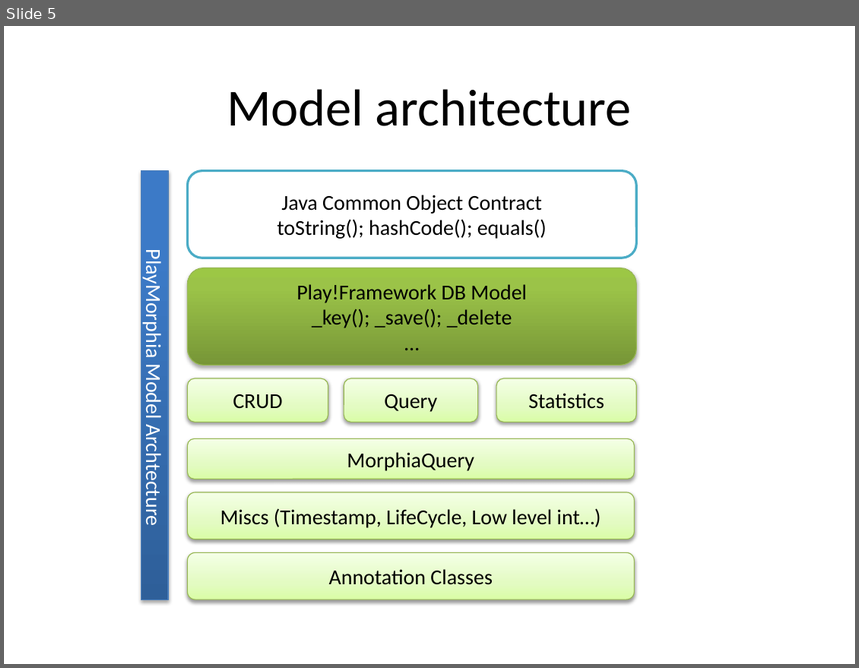
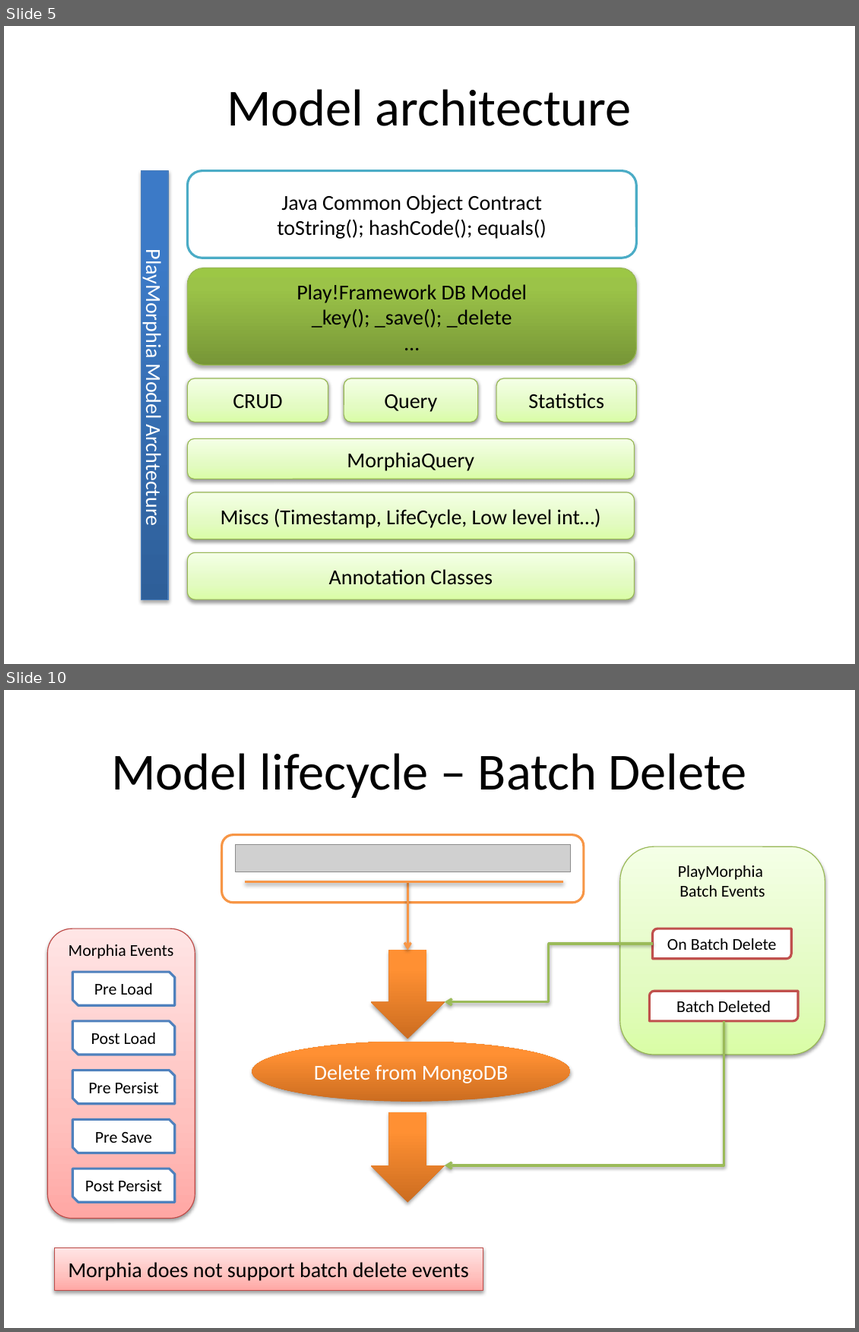
Before and after one commit to BlackLabs/play-morphia, a slide deck: documentation/images.pptx. Shown one above the other, each under a label of ours: slide 5 before the commit, slides 5 and 10 after it; the slides between them are not shown. The pictures are 859x668 and 859x1332 pixels, drawn with LibreOffice and Linux fonts; fonts in the diff are those of the drawing; grey boxes stand for pictures. Boxes give left, top, right and bottom in pixels: in the first picture for what was removed or moved away, otherwise in the second. Text is boxed around its words. In the diff, an @@ line names an element or a change of style, - is before the commit and + after.

Commit message:
Lifecycle event handling framework; document updates

```diff
--- a/documentation/images.pptx
+++ b/documentation/images.pptx
@@ slide 10 added at (x1=4, y1=690, x2=855, y2=1328), background #FFFFFF @@
@@ title added at (x1=111, y1=753, x2=747, y2=798), 44 pt, text #000000 @@
+Model lifecycle – Batch Delete
@@ rounded rectangle added at (x1=222, y1=834, x2=584, y2=903), fill #FFFFFF, outline #F79646 2 pt @@
@@ picture added at (x1=236, y1=845, x2=571, y2=872) @@
@@ rounded rectangle added at (x1=620, y1=847, x2=826, y2=1055), fill gradient #DAFDA7 to #E4FCC2 to #F5FFE7, outline #98B955 0.75 pt, 14 pt, text #000000 @@
+PlayMorphia
+Batch Events
@@ line added from (245, 882) to (563, 882), #F79646 2 pt @@
@@ arrow added from (408, 882) to (408, 951), #F79646 2 pt @@
@@ round diag rect added at (x1=652, y1=929, x2=791, y2=959), fill #FFFFFF, outline #C0504D 2 pt, 14 pt, text #000000 @@
+On Batch Delete
@@ down arrow added at (x1=371, y1=951, x2=445, y2=1039), fill gradient #CC6E20 to #FF9034 to #FF9136 @@
@@ elbow arrow added from (652, 944) to (445, 1002), #9BBB59 2 pt @@
@@ round diag rect added at (x1=649, y1=991, x2=798, y2=1021), fill #FFFFFF, outline #C0504D 2 pt, 14 pt, text #000000 @@
+Batch Deleted
@@ group added at (x1=47, y1=929, x2=195, y2=1220): 5 snip diag rects, 1 rounded rectangle @@
+Morphia Events
+Pre Save
+Pre Persist
+Post Persist
+Pre Load
+Post Load
@@ elbow arrow added from (724, 1021) to (445, 1166), #9BBB59 2 pt @@
@@ ellipse added at (x1=252, y1=1042, x2=570, y2=1102), fill gradient #CC6E20 to #FF9034 to #FF9136, 18 pt, text #FFFFFF @@
+Delete from MongoDB
@@ down arrow added at (x1=371, y1=1113, x2=445, y2=1203), fill gradient #CC6E20 to #FF9034 to #FF9136 @@
@@ rectangle added at (x1=54, y1=1249, x2=484, y2=1291), fill gradient #FFA6A5 to #FFC0BF to #FFE7E7, outline #BF4C48 0.75 pt, 18 pt, text #000000 @@
+Morphia does not support batch delete events
```
Also in this commit, not shown: 4 other slides added, 21 other files.
